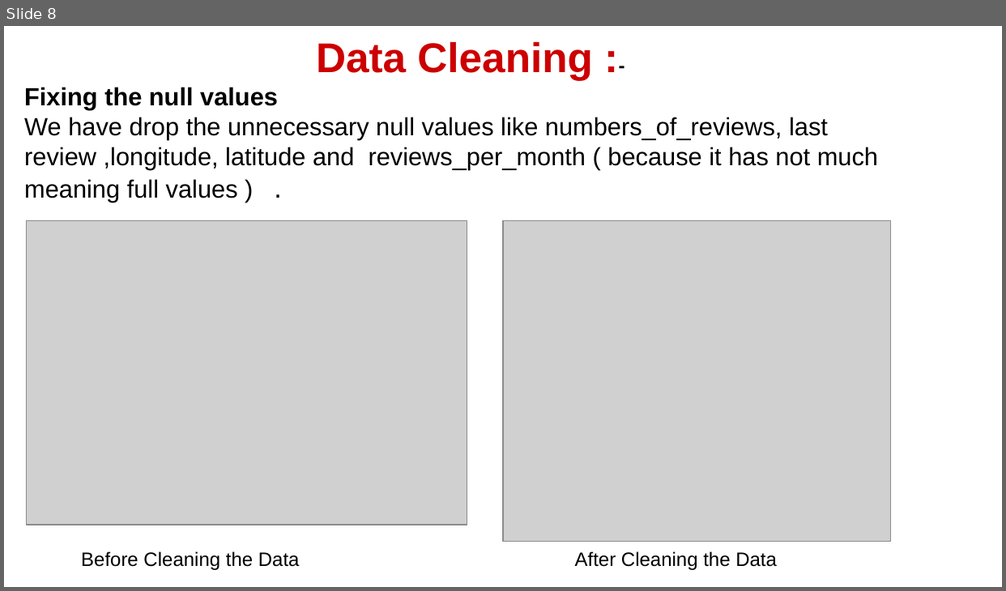
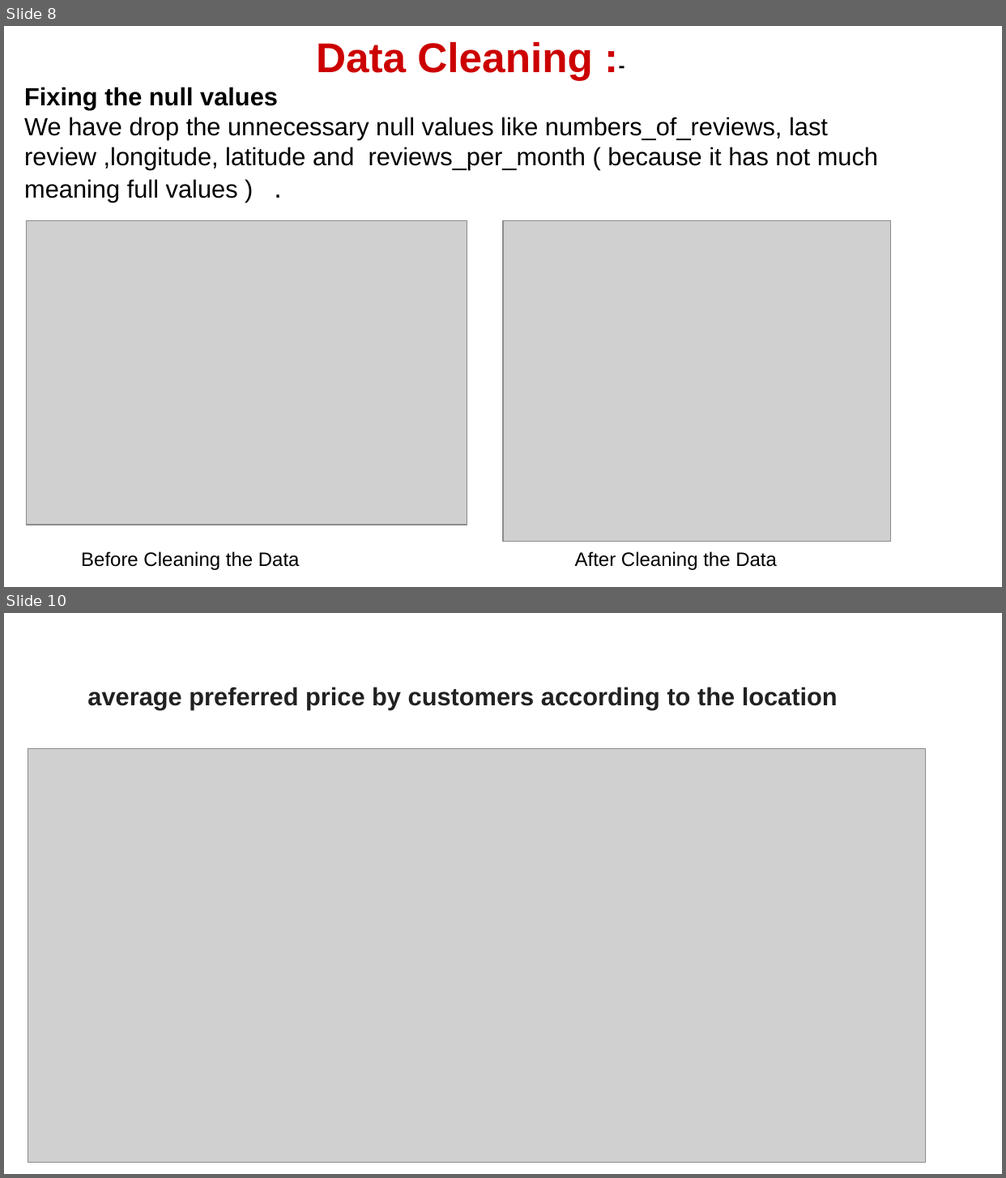
Before and after one commit to Bhoomikadayal/Cohort-Chario-EDA-Capstone-Project, a slide deck: Presentation - Airbnb Bookings Analysis.pptx. Shown one above the other, each under a label of ours: slide 8 before the commit, slides 8 and 10 after it; the slides between them are not shown. The pictures are 1006x591 and 1006x1178 pixels, drawn with LibreOffice and Linux fonts; fonts in the diff are those of the drawing; grey boxes stand for pictures; background and template pictures are left out. Boxes give left, top, right and bottom in pixels: in the first picture for what was removed or moved away, otherwise in the second. Text is boxed around its words. In the diff, an @@ line names an element or a change of style, - is before the commit and + after.

```diff
--- a/Presentation - Airbnb Bookings Analysis.pptx
+++ b/Presentation - Airbnb Bookings Analysis.pptx
@@ slide 10 added at [4,613,1002,1174], background #FFFFFF @@
@@ title added at [87,687,837,709], 18 pt, text #212121, bold @@
+average preferred price by customers according to the location
@@ picture added at [28,749,925,1163] @@
```
Also in this commit, not shown: 2 slides changed, 2 other slides added, 2 slides removed, 2 other files.
